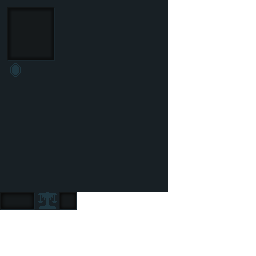
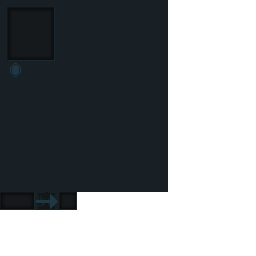
Two versions of the same layered image (256×256). Layer-by-layer changes:
removed layer "Trade Indicator" over 38, 192, 57, 209
added group "Exchange" with 2 layers above "Villager Icon" over 36, 192, 58, 209
added layer "Arrow" in group "Exchange" over 36, 194, 58, 209
added layer "Scales" in group "Exchange" over 37, 192, 56, 209
